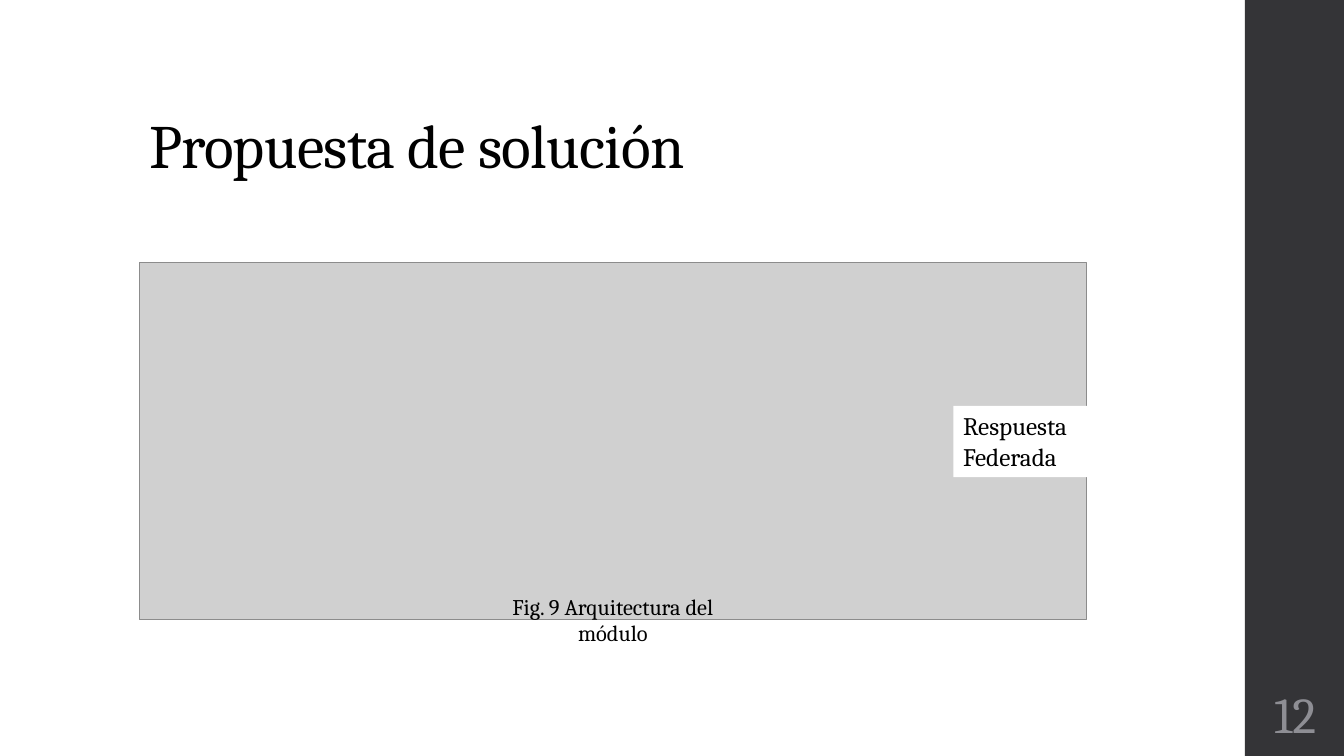
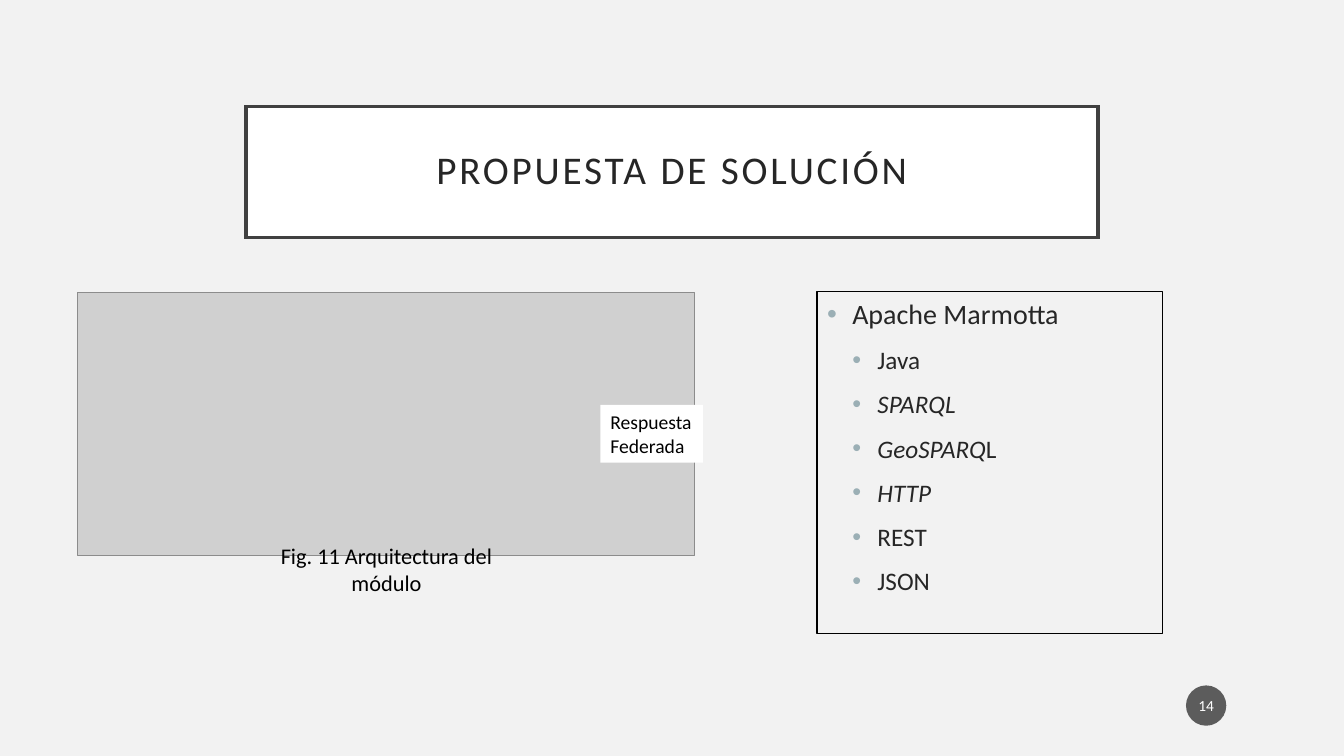
Before and after one commit to Osw1997/Proyecto-Terminal-1, a slide deck: slide 14 of Final/Presentacion.pptx (slide 12 before the commit). Drawn at 1344x756 pixels with LibreOffice and Linux fonts; fonts in the diff are those of the drawing; grey boxes stand for pictures. Boxes give left, top, right and bottom in pixels: in the first picture for what was removed or moved away, otherwise in the second. Text is boxed around its words. In the diff, an @@ line names an element or a change of style, - is before the commit and + after.

```diff
--- a/Final/Presentacion.pptx
+++ b/Final/Presentacion.pptx
@@ background #FFFFFF to #F2F2F2 @@
@@ rectangle removed at (1245,0,1344,756) @@
@@ title "PROPUESTA DE SOLUCIÓN": place and size @@
-title "PROPUESTA DE SOLUCIÓN" at (149,124,684,181)
+title "PROPUESTA DE SOLUCIÓN" at (246,106,1098,237)
@@ title "PROPUESTA DE SOLUCIÓN" at (246,106,1098,237): vertical alignment bottom to middle; fill none to #FFFFFF; outline none to #404040 2.5 pt @@
@@ title at (436,151,907,185): text changed; size 44 to 28 pt; font Cambria to Calibri; text colour #000000 to #262626 @@
-Propuesta de solución
+PROPUESTA DE SOLUCIÓN
@@ picture: place and size @@
-picture at (139,263,1087,620)
+picture at (78,292,695,556)
@@ rectangle added at (818,291,1164,633), outline #000000 0.75 pt, 18 pt, text #262626 @@
+• Apache Marmotta
+  • Java
+  • SPARQL
+  • GeoSPARQL
+  • HTTP
+  • REST
+  • JSON
@@ rectangle "Respuesta Federada": place and size @@
-rectangle "Respuesta Federada" at (954,406,1097,478)
+rectangle "Respuesta Federada" at (601,405,704,463)
@@ rectangle "Respuesta Federada" at (601,405,704,463): size 18 to 14 pt, font Cambria to Calibri @@
@@ text at (281,548,492,591): text changed; font Cambria to Calibri @@
-Fig. 9 Arquitectura del módulo
+Fig. 11 Arquitectura del módulo
@@ page number added at (1187,686,1227,726), fill #1D1D1D at 70% opacity, 11 pt, text #FFFFFF @@
+14
@@ page number removed at (1274,699,1316,733) @@
-12
```
Also in this commit, not shown: 22 other slides changed, 3 slides added, 4 slides removed.
